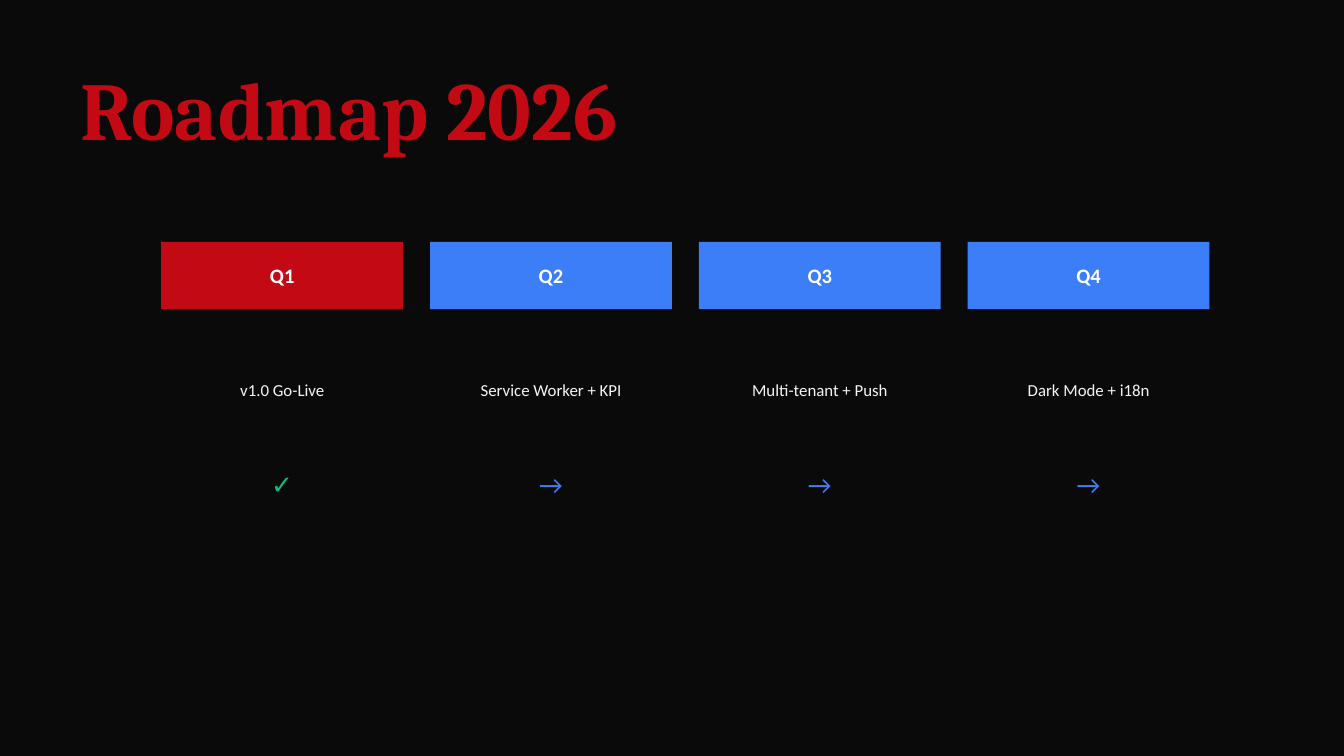
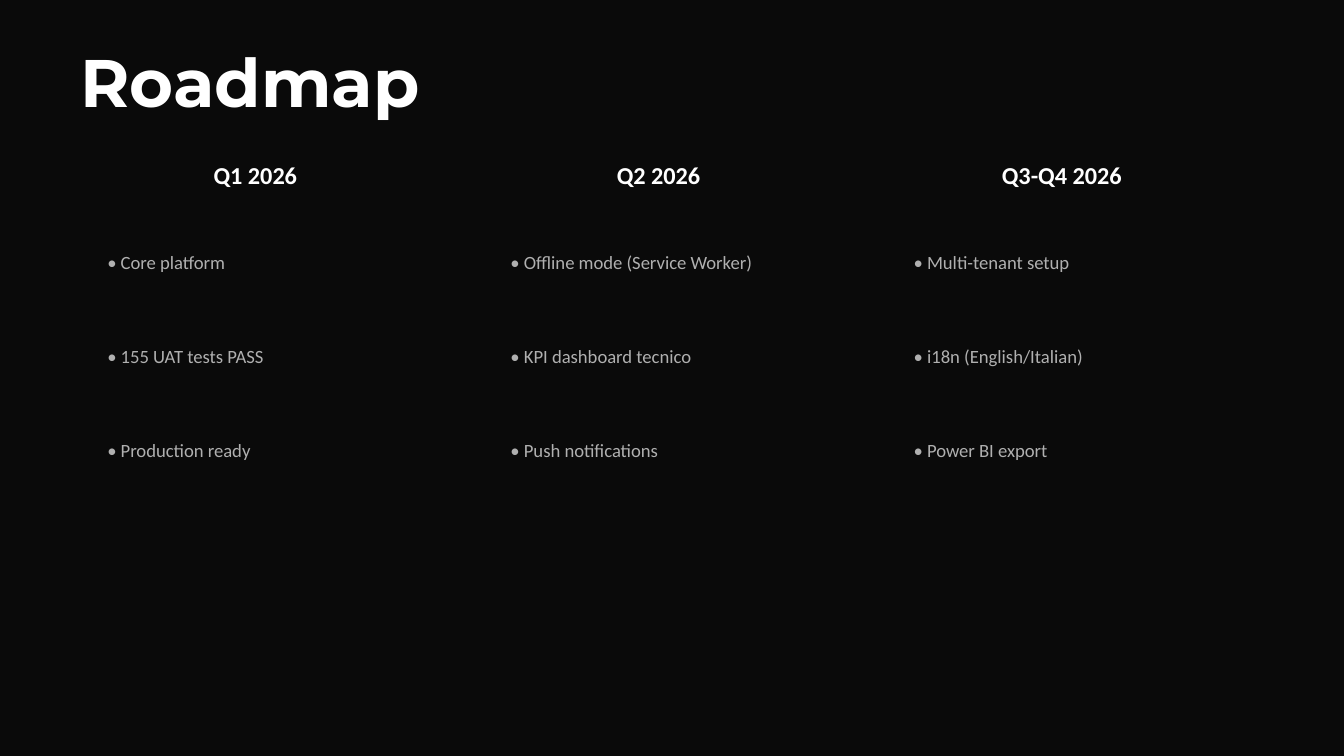
Before and after one commit to fieldforcemrser2026/syntoniqa, a slide deck: slide 16 of docs/01_Executive_Deck.pptx. Drawn at 1344x756 pixels with LibreOffice and Linux fonts; fonts in the diff are those of the drawing. Boxes give left, top, right and bottom in pixels: in the first picture for what was removed or moved away, otherwise in the second. Text is boxed around its words. In the diff, an @@ line names an element or a change of style, - is before the commit and + after.

```diff
--- a/docs/01_Executive_Deck.pptx
+++ b/docs/01_Executive_Deck.pptx
@@ text at (80, 57, 419, 120): text changed; size 44 to 36 pt; font Cambria to Montserrat; text colour #C30A14 to #FFFFFF @@
-Roadmap 2026
+Roadmap
@@ text at (214, 167, 297, 187): text changed; size 11 to 13 pt @@
-Q1
+Q1 2026
@@ text at (617, 167, 700, 187): text changed; size 11 to 13 pt @@
-Q2
+Q2 2026
@@ text at (1002, 167, 1122, 187): text changed; size 11 to 13 pt @@
-Q4
+Q3-Q4 2026
@@ text added at (121, 256, 225, 272), 10 pt, text #B0B0B0 @@
+• Core platform
@@ rectangle removed at (161, 242, 403, 309) @@
@@ rectangle removed at (430, 242, 672, 309) @@
@@ text at (524, 255, 752, 272): text changed; size 11 to 10 pt; text colour #FFFFFF to #B0B0B0; bold off @@
-Q3
+• Offline mode (Service Worker)
@@ rectangle removed at (699, 242, 941, 309) @@
@@ text at (927, 256, 1069, 272): text changed; size 9 to 10 pt; text colour #F5F5F5 to #B0B0B0 @@
-Multi-tenant + Push
+• Multi-tenant setup
@@ rectangle removed at (968, 242, 1210, 309) @@
@@ text added at (121, 351, 263, 363), 10 pt, text #B0B0B0 @@
+• 155 UAT tests PASS
@@ text added at (524, 350, 691, 363), 10 pt, text #B0B0B0 @@
+• KPI dashboard tecnico
@@ text added at (927, 349, 1082, 366), 10 pt, text #B0B0B0 @@
+• i18n (English/Italian)
@@ text removed at (240, 384, 324, 396) @@
-v1.0 Go-Live
@@ text removed at (481, 384, 622, 396) @@
-Service Worker + KPI
@@ text removed at (1028, 384, 1150, 396) @@
-Dark Mode + i18n
@@ text added at (121, 444, 251, 460), 10 pt, text #B0B0B0 @@
+• Production ready
@@ text at (524, 444, 659, 457): text changed; size 14 to 10 pt; text colour #3B7EF7 to #B0B0B0 @@
-→
+• Push notifications
@@ text added at (927, 445, 1047, 460), 10 pt, text #B0B0B0 @@
+• Power BI export
@@ text removed at (161, 457, 403, 511) @@
-✓
@@ text removed at (430, 457, 672, 511) @@
-→
@@ text removed at (968, 457, 1210, 511) @@
-→
```
Also in this commit, not shown: 3 other slides changed, 14 slides added, 14 slides removed, 41 other files.
